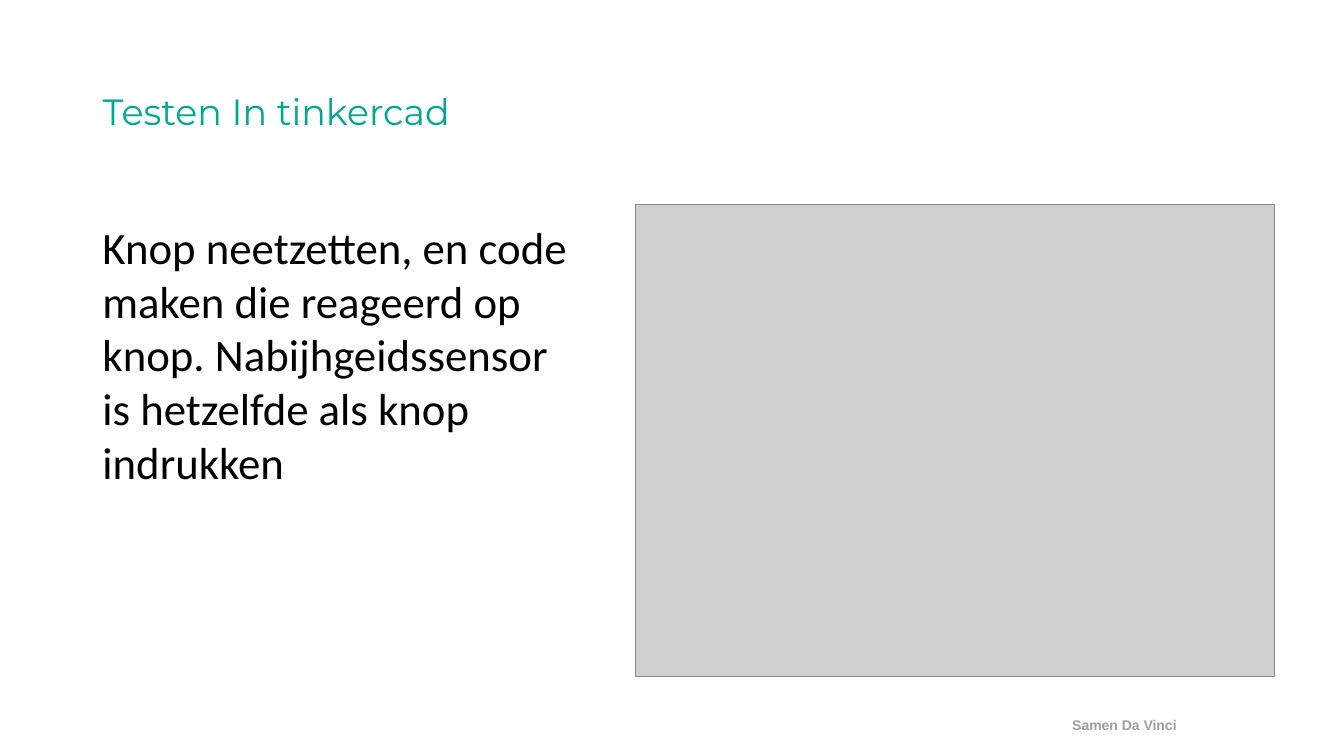
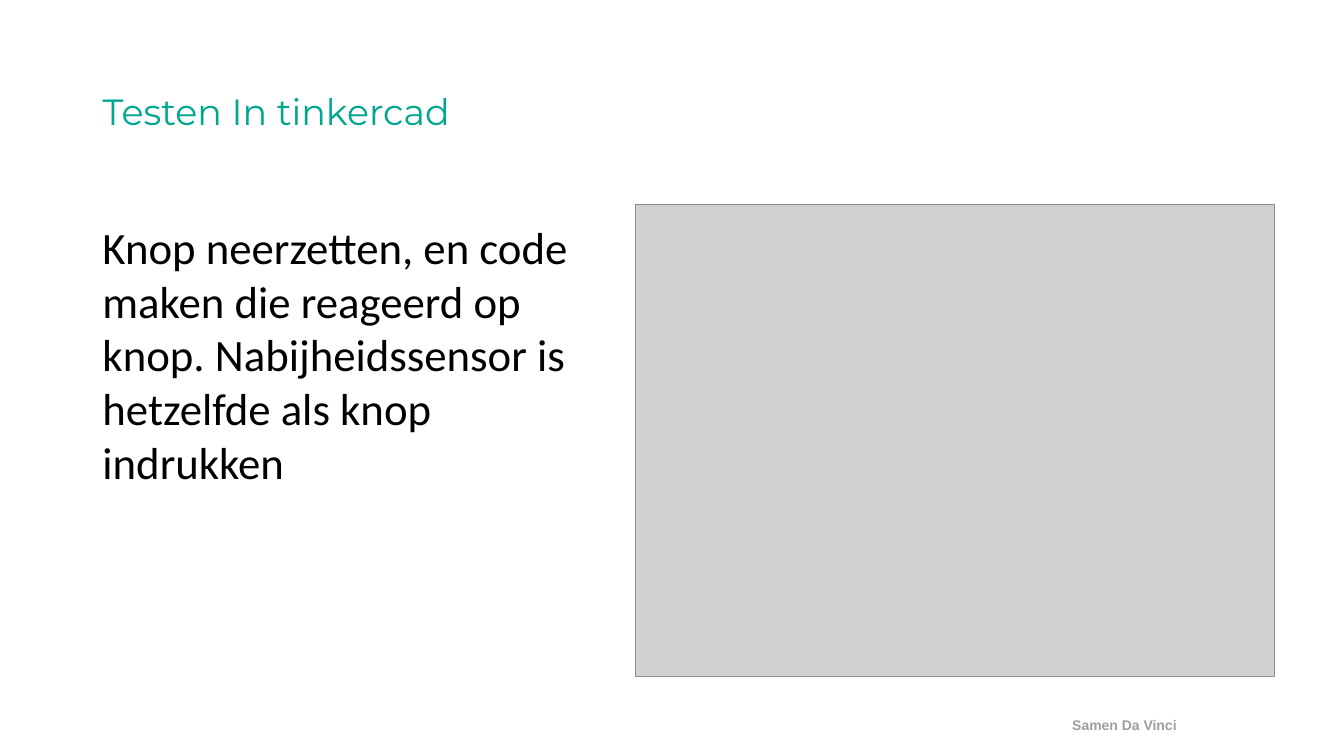
Before and after one commit to ArjanKam/Onderwijs, a slide deck: slide 9 of L01P03 - Project - Lenspomp/Smart gedeelte Lenspomp/L01P03 - Week 01A - Nog even project.pptx. Drawn at 1344x756 pixels with LibreOffice and Linux fonts; fonts in the diff are those of the drawing; grey boxes stand for pictures; background and template pictures are left out. Boxes give left, top, right and bottom in pixels: in the first picture for what was removed or moved away, otherwise in the second. Text is boxed around its words. In the diff, an @@ line names an element or a change of style, - is before the commit and + after.

```diff
--- a/L01P03 - Project - Lenspomp/Smart gedeelte Lenspomp/L01P03 - Week 01A - Nog even project.pptx
+++ b/L01P03 - Project - Lenspomp/Smart gedeelte Lenspomp/L01P03 - Week 01A - Nog even project.pptx
@@ text at bbox=[102, 233, 567, 480]: text changed @@
-Knop neetzetten, en code maken die reageerd op knop. Nabijhgeidssensor is hetzelfde als knop indrukken
+Knop neerzetten, en code maken die reageerd op knop. Nabijheidssensor is hetzelfde als knop indrukken
```
Also in this commit, not shown: 1 other slide changed, 52 other files.
